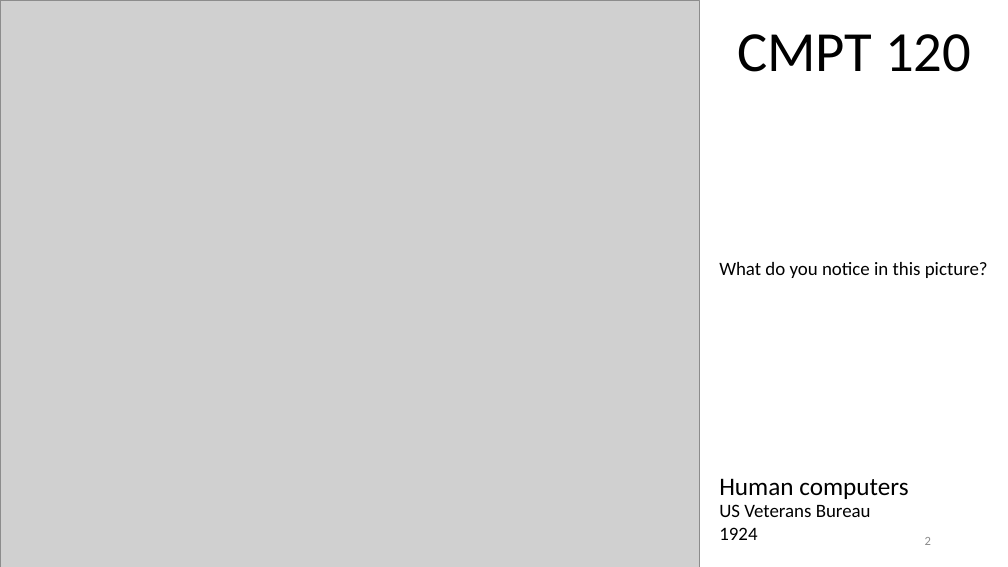
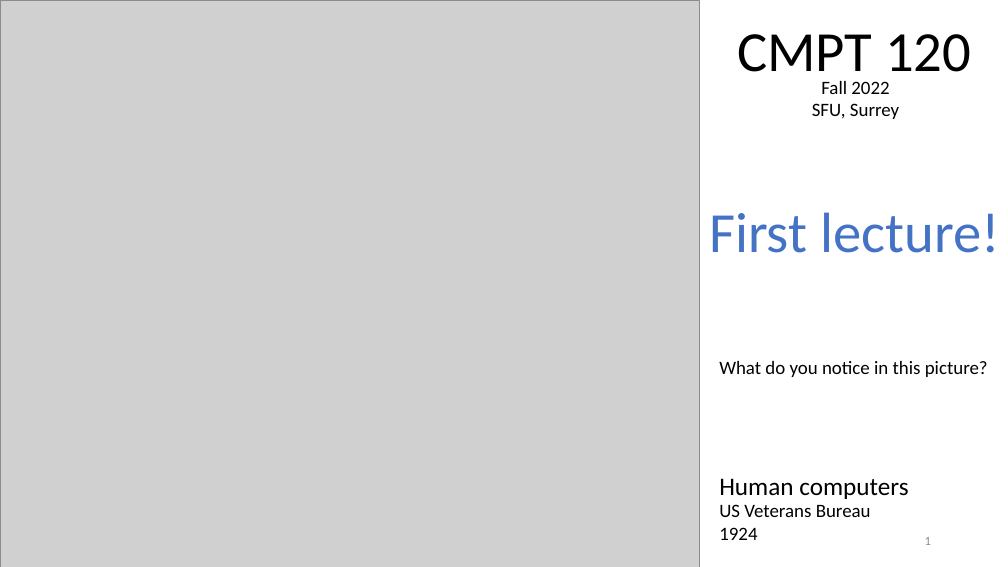
Before and after one commit to tjd1234/cmpt120fall2022, a slide deck: slide 1 of lectures/lecture1/lecture1.pptx (slide 2 before the commit). Drawn at 1008x567 pixels with LibreOffice and Linux fonts; fonts in the diff are those of the drawing; grey boxes stand for pictures. Boxes give left, top, right and bottom in pixels: in the first picture for what was removed or moved away, otherwise in the second. Text is boxed around its words. In the diff, an @@ line names an element or a change of style, - is before the commit and + after.

```diff
--- a/lectures/lecture1/lecture1.pptx
+++ b/lectures/lecture1/lecture1.pptx
@@ text added at (812, 81, 899, 119), 18 pt, text #000000 @@
+Fall 2022
+SFU, Surrey
@@ text added at (709, 212, 999, 253), 54 pt, text #4472C4 @@
+First lecture!
@@ text "What do you notice in ...": place and size @@
-text "What do you notice in ..." at (719, 262, 988, 278)
+text "What do you notice in ..." at (719, 361, 988, 377)
```
Also in this commit, not shown: 3 other slides changed, 1 slide removed, 1 other file.
